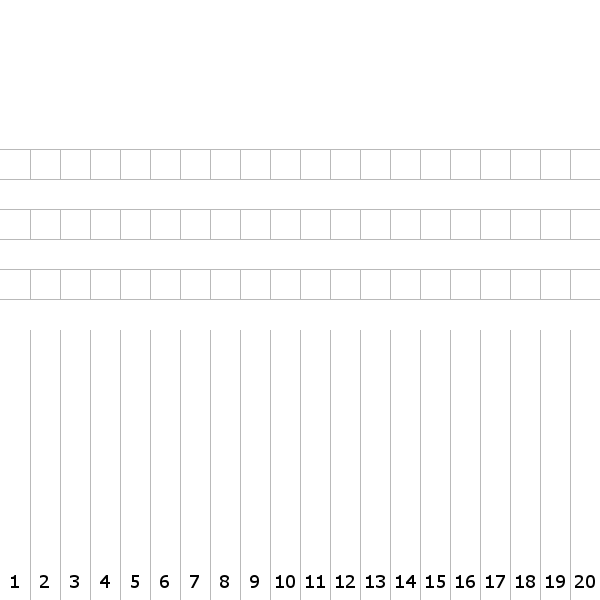
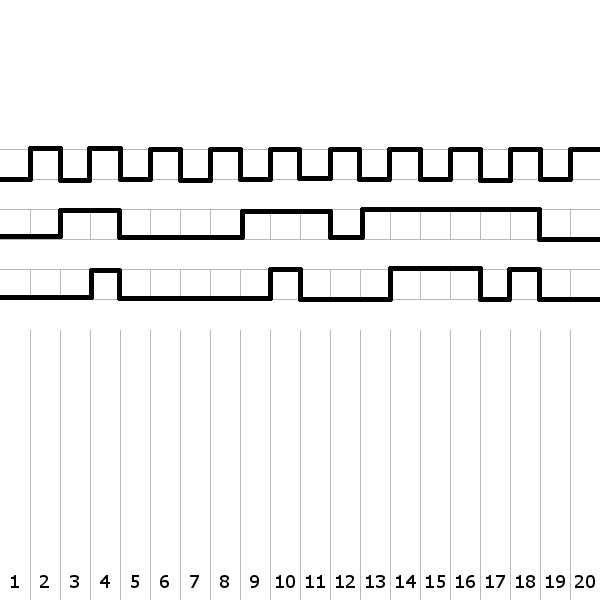
Before/after of a w=600, h=600 layered artwork. What changed in the layer stack:
added layer "ondas" above "grade1" over [0, 146, 600, 302]
